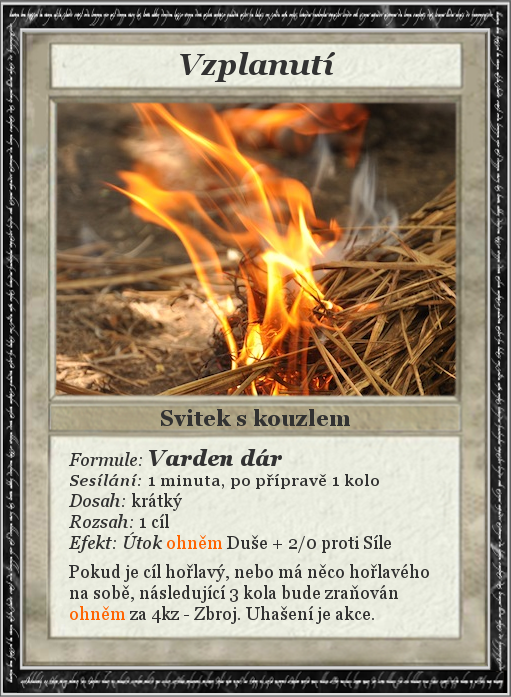
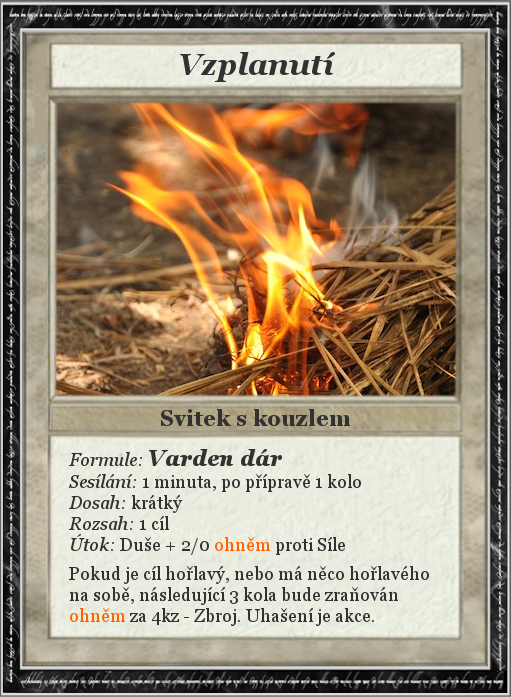
Comparing the layer stacks of the two w=511, h=697 images. Changes:
painted on "Formule: Varden dár ..." over (68, 474, 429, 626)
